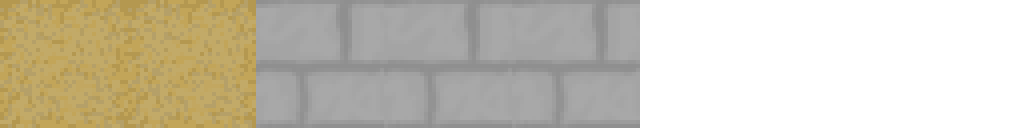
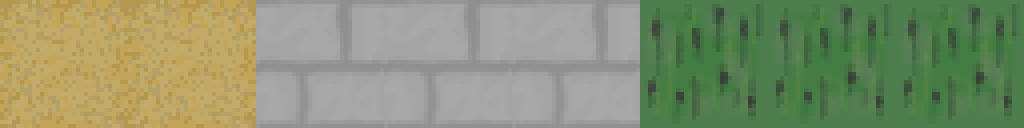
The second 1024 x 128 image is a revision of the first. Changes to its layers:
added group "Cactus group" with 5 layers above "Brick1" over [640, 0, 1024, 128]
added layer "Cactus 1" in group "Cactus group" over [896, 0, 1024, 128]
added layer "Cactus 2" in group "Cactus group" over [768, 0, 896, 128]
added group "Base cactus" with 2 layers in group "Cactus group" over [640, 0, 768, 128]
added layer "Details" in group "Base cactus" over [644, 0, 764, 124]
added layer "Background" in group "Base cactus" over [640, 0, 768, 128]
